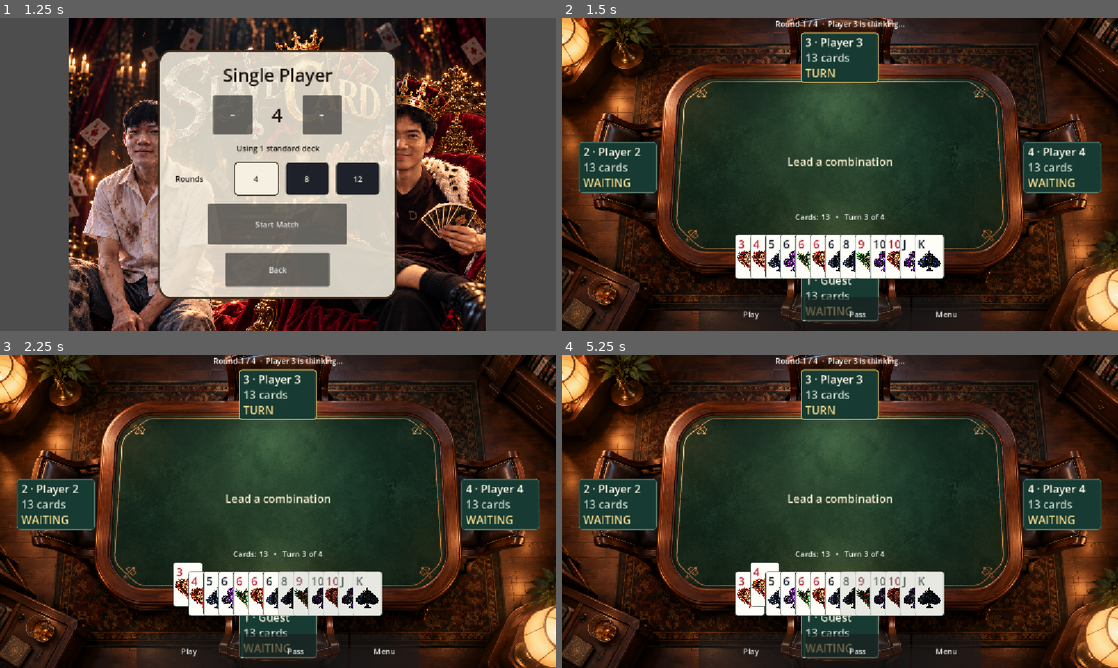
Above: before the commit, frames 1-4 (two rows, left to right).
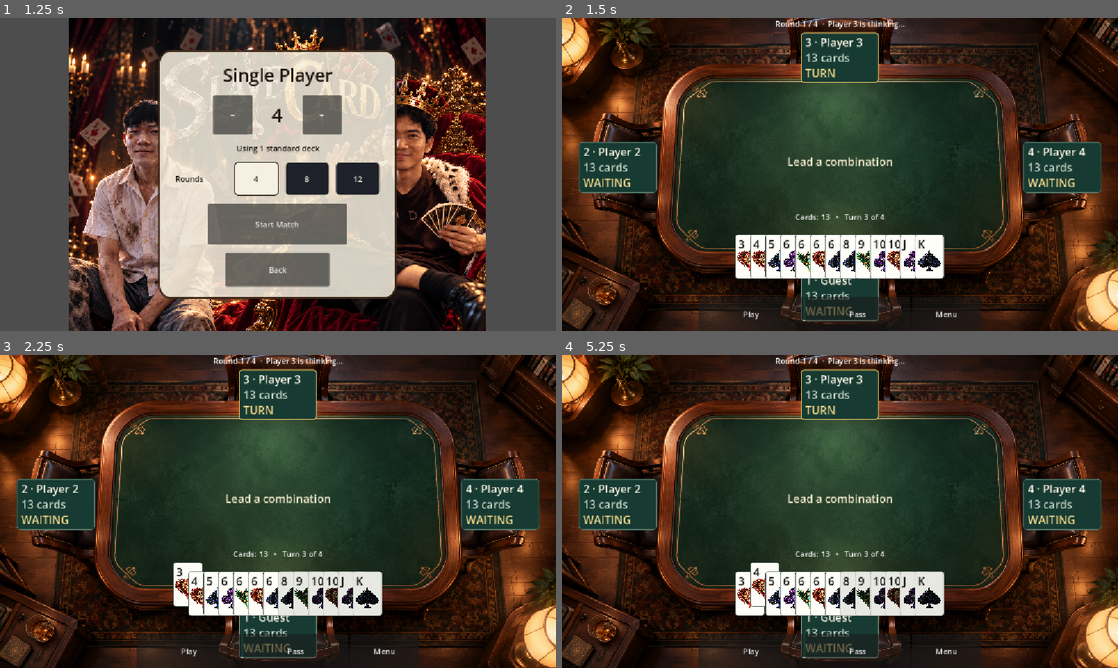
Above: after the commit, the same moments.

Repository: Bankydog/slave-card
Game: Godot game, scene res://scenes/main.tscn
Two runs of this game, one before a commit and one after it. Both use one fixed random seed, a clock stepped at 60 frames per second and the inputs below.
Inputs (mouse positions are in pixels of both pictures, inside the frame that each line leads up to):
- Up to frame 1 (1.25 s): click "Single Player" at 0.5 s
- Up to frame 2 (1.5 s): click "Start Match" at 1.25 s
- Up to frame 3 (2.25 s): click (189, 592) at 2.02 s
- Up to frame 4 (5.25 s): click (751, 583) at 2.77 s; click (751, 592) at 3.52 s; click (751, 583) at 4.27 s; click (762, 592) at 5.02 s

Frame 1 is identical in both runs. In frame 2, 0.1% of the frame differs, in the area x 31-65%, y 70-74%; in frame 3, 0.3%; in frame 4, 0.3%, in the area x 31-66%, y 68-81%.

Commit message:
Adjust rank badge position and card text color

Diff:
--- a/scripts/ui/card_view.gd
+++ b/scripts/ui/card_view.gd
@@ -70,7 +70,7 @@
 	return SUIT_TEXTURES.get(card.suit) as Texture2D
 
 func _suit_ink() -> Color:
-	return Color("#b51f36") if card.suit in ["Hearts", "Diamonds"] else Color("#17212b")
+	return Color("#111111")
 
 func _apply_styles() -> void:
 	var normal := StyleBoxFlat.new()
@@ -86,13 +86,12 @@
 	add_theme_stylebox_override("pressed", pressed_style)
 	add_theme_stylebox_override("disabled", disabled_style)
 	var ink := _suit_ink()
-	var dim_ink := Color("#985d66") if card.suit in ["Hearts", "Diamonds"] else Color("#626d68")
+	var dim_ink := Color("#626d68")
 	add_theme_color_override("font_color", ink)
 	add_theme_color_override("font_hover_color", ink)
 	add_theme_color_override("font_disabled_color", dim_ink)
 	if is_instance_valid(top_rank):
-		var mark_ink := ink if playable else dim_ink
-		top_rank.add_theme_color_override("font_color", mark_ink)
+		top_rank.add_theme_color_override("font_color", ink)
 		center_suit.modulate = Color.WHITE if playable else dim_ink
 	modulate = Color.WHITE
 
--- a/scripts/ui/table_presentation.gd
+++ b/scripts/ui/table_presentation.gd
@@ -53,7 +53,7 @@
 		name_labels[i].text = "%d · %s" % [i + 1, player_name]
 		var details := "%d cards" % card_count
 		role_icons[i].texture = role_texture(role)
-		role_icons[i].visible = role_icons[i].texture != null; role_icons[i].custom_minimum_size = (Vector2(38, 32) if compact_view else Vector2(48, 40)) * layout_scale
+		role_icons[i].visible = role_icons[i].texture != null; role_icons[i].custom_minimum_size = (Vector2(24, 20) if compact_view else Vector2(28, 24)) * layout_scale
 		detail_labels[i].text = details
 		var status := "WAITING"
 		if bool(player.get("finished", false)):
@@ -193,13 +193,25 @@
 		player_name.add_theme_font_size_override("font_size", 16)
 		player_name.add_theme_color_override("font_color", Color("#fff8e8"))
 		player_name.mouse_filter = Control.MOUSE_FILTER_IGNORE
-		name_row.add_child(player_name); var role_icon := TextureRect.new(); role_icon.name = "RoleIcon"; role_icon.custom_minimum_size = Vector2(28, 24); role_icon.expand_mode = TextureRect.EXPAND_IGNORE_SIZE; role_icon.stretch_mode = TextureRect.STRETCH_KEEP_ASPECT_CENTERED; role_icon.mouse_filter = Control.MOUSE_FILTER_IGNORE; role_icon.hide(); name_row.add_child(role_icon)
+		name_row.add_child(player_name)
+		var details_row := HBoxContainer.new()
+		details_row.add_theme_constant_override("separation", 4)
+		content.add_child(details_row)
 		var details := Label.new()
 		details.clip_text = true
+		details.size_flags_horizontal = Control.SIZE_EXPAND_FILL
 		details.add_theme_font_size_override("font_size", 16)
 		details.add_theme_color_override("font_color", Color("#cbd9cb"))
 		details.mouse_filter = Control.MOUSE_FILTER_IGNORE
-		content.add_child(details)
+		details_row.add_child(details)
+		var role_icon := TextureRect.new()
+		role_icon.name = "RoleIcon"
+		role_icon.custom_minimum_size = Vector2(28, 24)
+		role_icon.expand_mode = TextureRect.EXPAND_IGNORE_SIZE
+		role_icon.stretch_mode = TextureRect.STRETCH_KEEP_ASPECT_CENTERED
+		role_icon.mouse_filter = Control.MOUSE_FILTER_IGNORE
+		role_icon.hide()
+		details_row.add_child(role_icon)
 		var status := Label.new()
 		status.clip_text = true
 		status.add_theme_font_size_override("font_size", 16)
--- a/tests/validation_runner.gd
+++ b/tests/validation_runner.gd
@@ -651,7 +651,7 @@
 	_check(red_card.top_rank.text == "Q" and red_card.center_suit.texture != null and red_card.get_node("FaceMarks").get_child_count() == 2, "card face shows one top-left rank and one centered suit texture")
 	_check(red_card.top_rank.get_theme_font_size("font_size") >= 16, "card rank text never falls below 16 px")
 	red_card.set_available(false)
-	_check(red_card.top_rank.visible and red_card.center_suit.visible and red_card.top_rank.text == "Q" and red_card.center_suit.texture != null, "disabled card face retains readable rank and center suit texture")
+	_check(red_card.top_rank.visible and red_card.center_suit.visible and red_card.top_rank.text == "Q" and red_card.center_suit.texture != null and red_card.top_rank.get_theme_color("font_color") == Color("#111111"), "disabled card face retains readable black rank and center suit texture")
 	var flow = MultiplayerFlowScript.new()
 	flow.guest_name = "Ari"
 	_check(flow.get_display_name() == "Ari", "entered display name is available to single-player and room flows")
@@ -662,18 +662,19 @@
 	add_child(table)
 	table.configure([{"name":"Ari", "card_count":5, "role":"King"}], 0, 0, [], [], "Lead a combination", false)
 	_check("Ari" in table.name_labels[0].text and table.name_labels[0].get_theme_font_size("font_size") >= 16 and table.de …(190 unchanged characters)…
+	_check(table.role_icons[0].get_parent() == table.detail_labels[0].get_parent(), "role badge aligns with the card-count row")
 	table.queue_free()
 	var suit_checks := [
-		{"suit":"Hearts", "symbol":"♥", "color":Color("#b51f36")},
-		{"suit":"Diamonds", "symbol":"♦", "color":Color("#b51f36")},
-		{"suit":"Spades", "symbol":"♠", "color":Color("#17212b")},
-		{"suit":"Clubs", "symbol":"♣", "color":Color("#17212b")}
+		{"suit":"Hearts", "symbol":"♥", "color":Color("#111111")},
+		{"suit":"Diamonds", "symbol":"♦", "color":Color("#111111")},
+		{"suit":"Spades", "symbol":"♠", "color":Color("#111111")},
+		{"suit":"Clubs", "symbol":"♣", "color":Color("#111111")}
 	]
 	for item in suit_checks:
 		var suit_view: CardView = CardViewScript.new()
 		suit_view.setup(_card("A", item.suit), false, true)
 		var expected_texture_path := "res://assets/suits/%s.png" % str(item.suit).to_lower()
-		_check(suit_view.center_suit.texture != null and suit_view.center_suit.texture.resource_path == expected_texture_path and suit_view.top_rank.get_theme_color("font_color") == item.color, "%s suit renders with the expected texture and color" % item.suit)
+		_check(suit_view.center_suit.texture != null and suit_view.center_suit.texture.resource_path == expected_texture_path and suit_view.top_rank.get_theme_color("font_color") == item.color, "%s suit icon renders and card rank uses black ink" % item.suit)
 		suit_view.free()
 	var combinations: Array = [
 		{"name":"Single", "cards":[_card("3")]},
